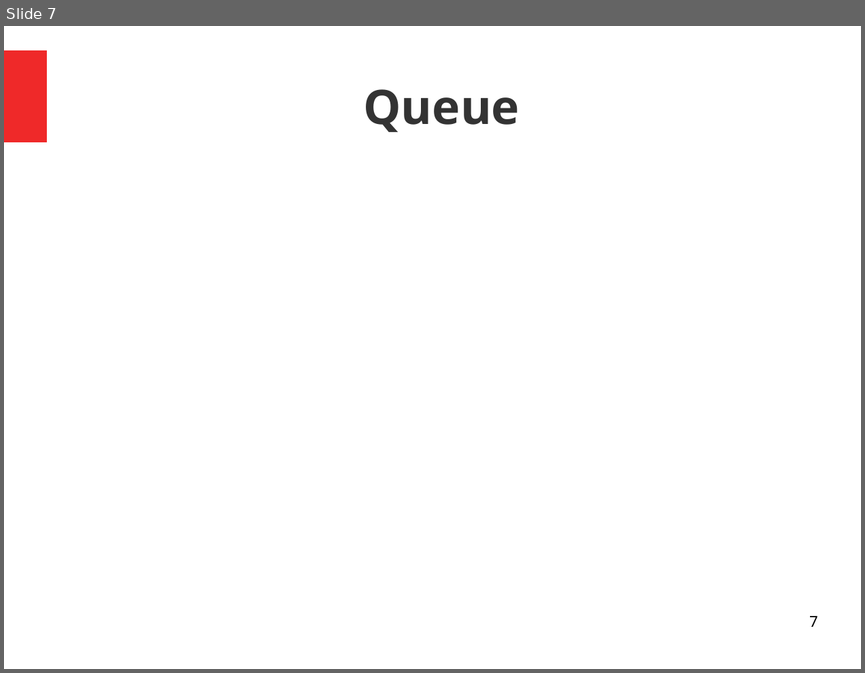
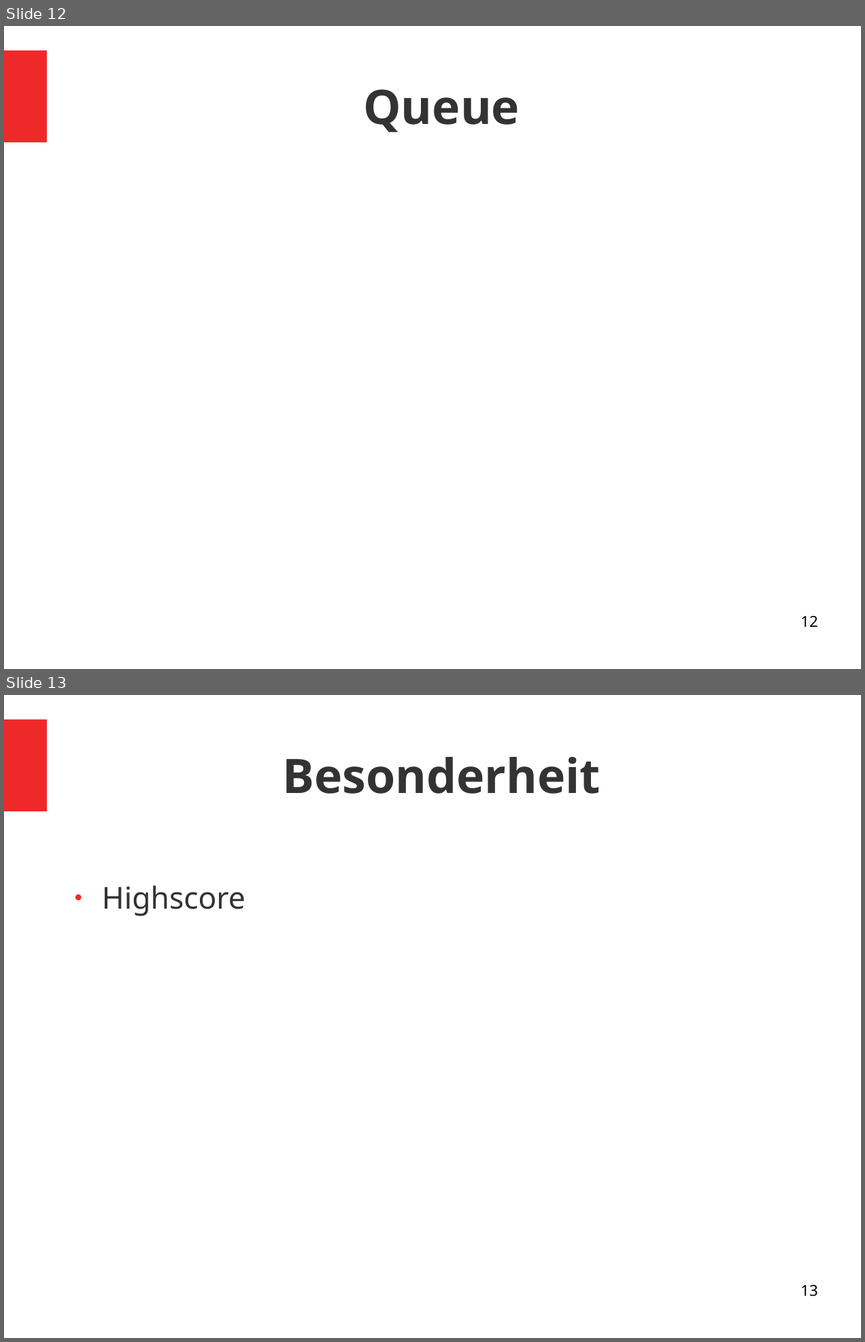
Before and after one commit to HSchipmann/ChessMadnes, a slide deck: ChessMadnes.Pärsentation(unfertig).odp. Shown one above the other, each under a label of ours: slide 7 before the commit, slides 12 and 13 after it. The pictures are 865x673 and 865x1342 pixels, drawn with LibreOffice and Linux fonts; fonts in the diff are those of the drawing. Boxes give left, top, right and bottom in pixels: in the first picture for what was removed or moved away, otherwise in the second. Text is boxed around its words. In the diff, an @@ line names an element or a change of style, - is before the commit and + after.

```diff
--- a/ChessMadnes.Pärsentation(unfertig).odp
+++ b/ChessMadnes.Pärsentation(unfertig).odp
@@ slide 13 added at (4, 695, 861, 1338), background #FFFFFF; not listed: 1 template element that a slide beside it also shows @@
@@ title added at (282, 757, 600, 794), 44 pt, text #333333, bold @@
+Besonderheit
@@ text added at (102, 885, 245, 916), 28 pt, text #333333 @@
+● Highscore
@@ page number added at (800, 1285, 817, 1296), 14 pt, text #000000 @@
+13
@@ what was slide 7 is now slide 12 @@
@@ page number at (800, 616, 817, 626): text changed @@
-7
+12
```
Also in this commit, not shown: 2 slides changed, 5 other slides added, 1 slide removed.
